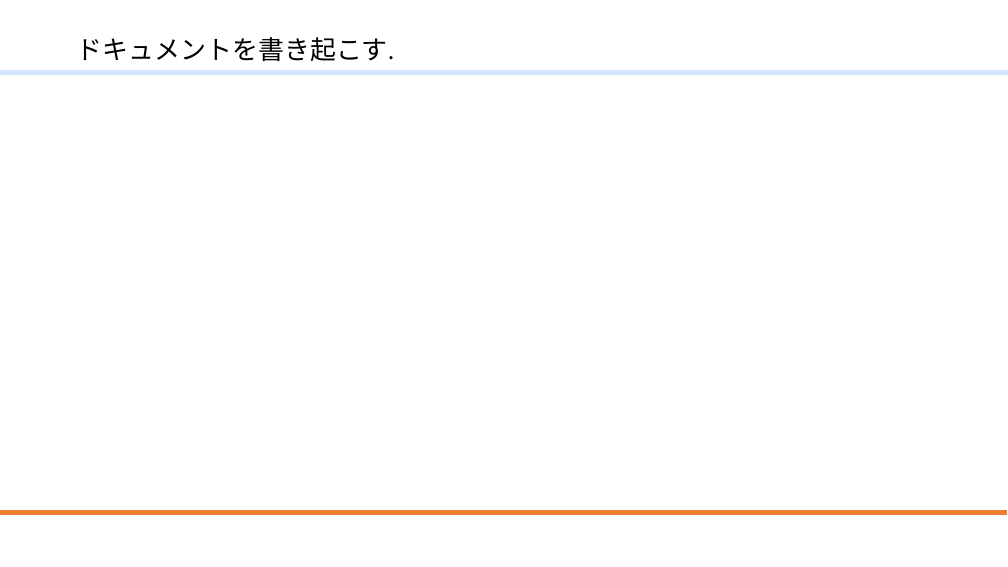
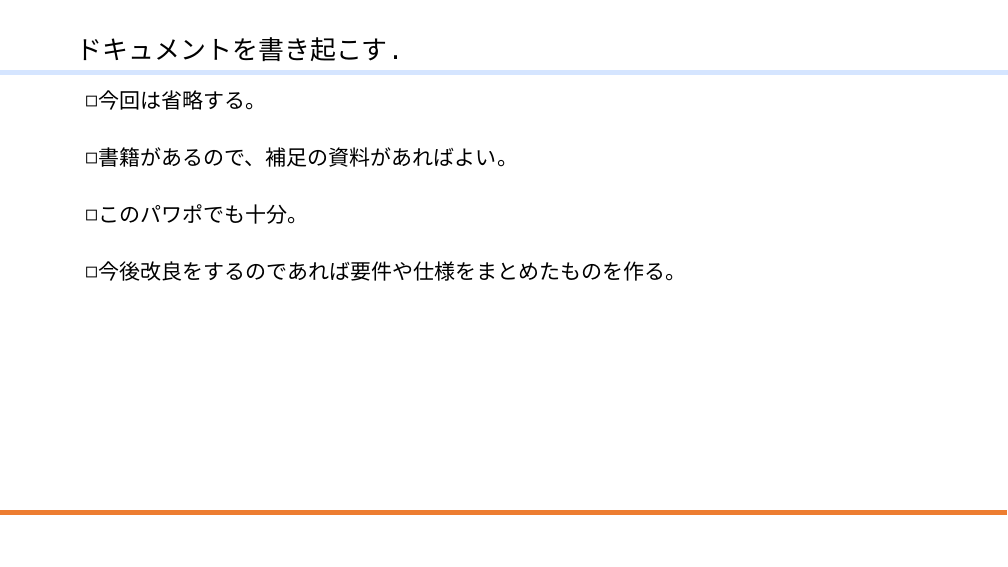
Before and after one commit to mmer547/ModernFortranLocalUserGroup, a slide deck: slide 26 of ModernFortran.f10/20210724_リファクタリング.pptx. Drawn at 1008x567 pixels with LibreOffice and Linux fonts; fonts in the diff are those of the drawing; background and template pictures are left out. Boxes give left, top, right and bottom in pixels: in the first picture for what was removed or moved away, otherwise in the second. Text is boxed around its words. In the diff, an @@ line names an element or a change of style, - is before the commit and + after.

```diff
--- a/ModernFortran.f10/20210724_リファクタリング.pptx
+++ b/ModernFortran.f10/20210724_リファクタリング.pptx
@@ title "ドキュメントを書き起こす." at bbox=[77, 37, 403, 61]: font Calibri to Courier New @@
@@ text added at bbox=[98, 90, 687, 281], 20 pt, text #000000 @@
+◻ 今回は省略する。
+◻ 書籍があるので、補足の資料があればよい。
+◻ このパワポでも十分。
+◻ 今後改良をするのであれば要件や仕様をまとめたものを作る。
```
Also in this commit, not shown: 43 other slides changed, 1 other file.
